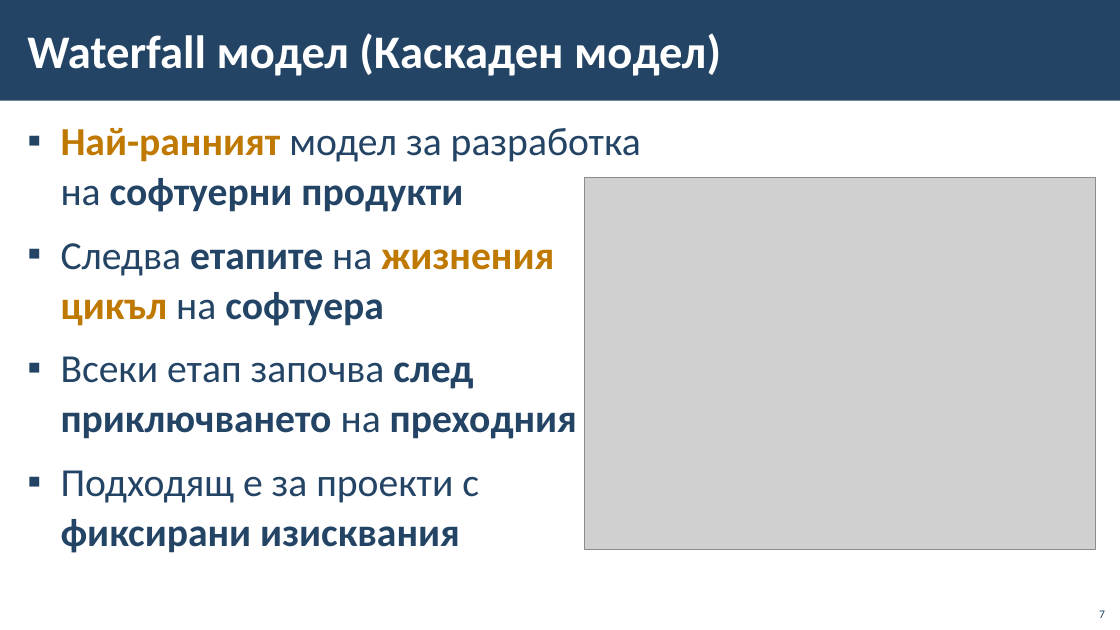
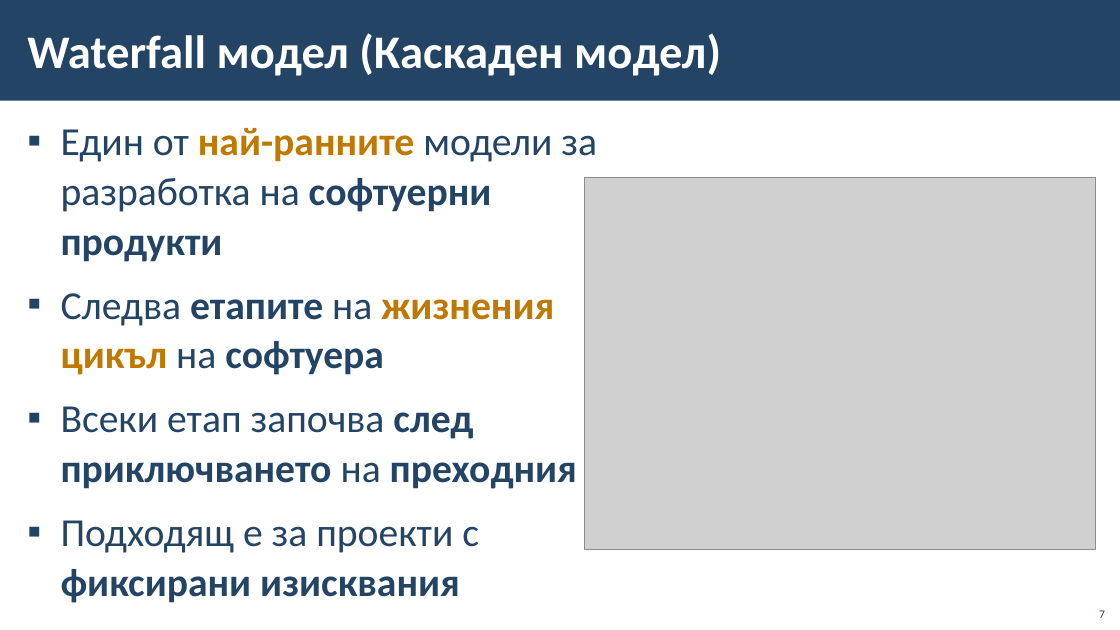
Before and after one commit to BG-IT-Edu/School-Programming, a slide deck: slide 7 of Courses/Software-Sciences/IT-Module-4-Problem-Solving-with-ICT/02-Sequential-(Linear)-Models/02-Sequential-(Linear)-Models.pptx. Drawn at 1120x630 pixels with LibreOffice and Linux fonts; fonts in the diff are those of the drawing; grey boxes stand for pictures; background and template pictures are left out. Boxes give left, top, right and bottom in pixels: in the first picture for what was removed or moved away, otherwise in the second. Text is boxed around its words. In the diff, an @@ line names an element or a change of style, - is before the commit and + after.

```diff
--- a/Courses/Software-Sciences/IT-Module-4-Problem-Solving-with-ICT/02-Sequential-(Linear)-Models/02-Sequential-(Linear)-Models.pptx
+++ b/Courses/Software-Sciences/IT-Module-4-Problem-Solving-with-ICT/02-Sequential-(Linear)-Models/02-Sequential-(Linear)-Models.pptx
@@ text at box(61, 128, 597, 262): text changed @@
-▪ Най-ранният модел за разработка на софтуерни продукти
+▪ Един от най-ранните модели за разработка на софтуерни продукти
```
Also in this commit, not shown: 2 other slides changed.
